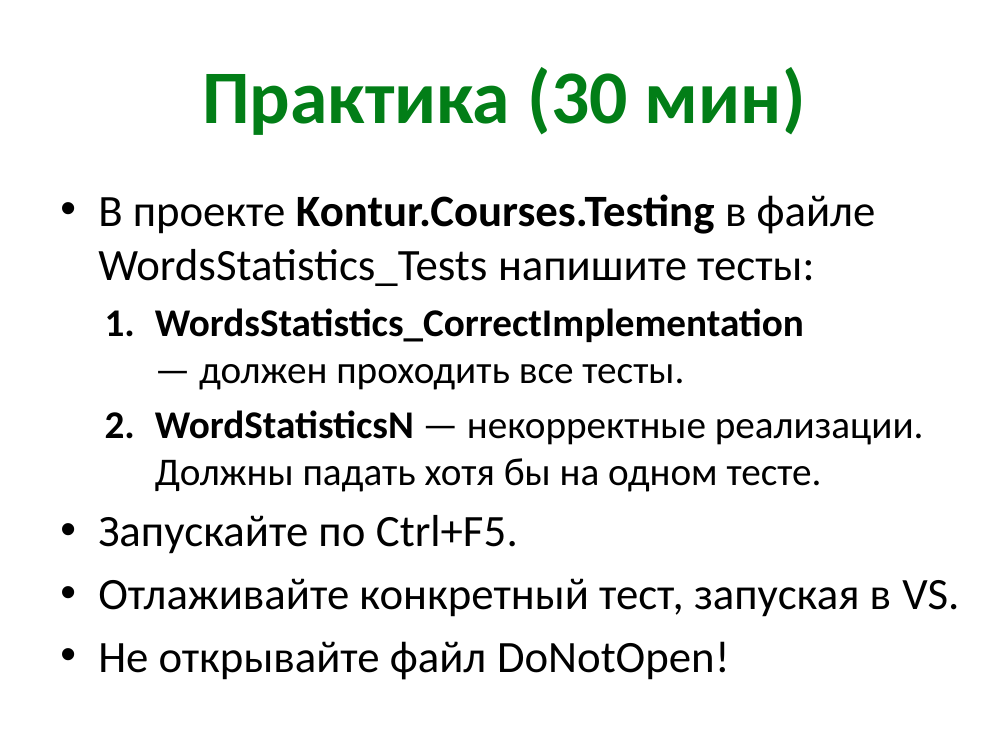
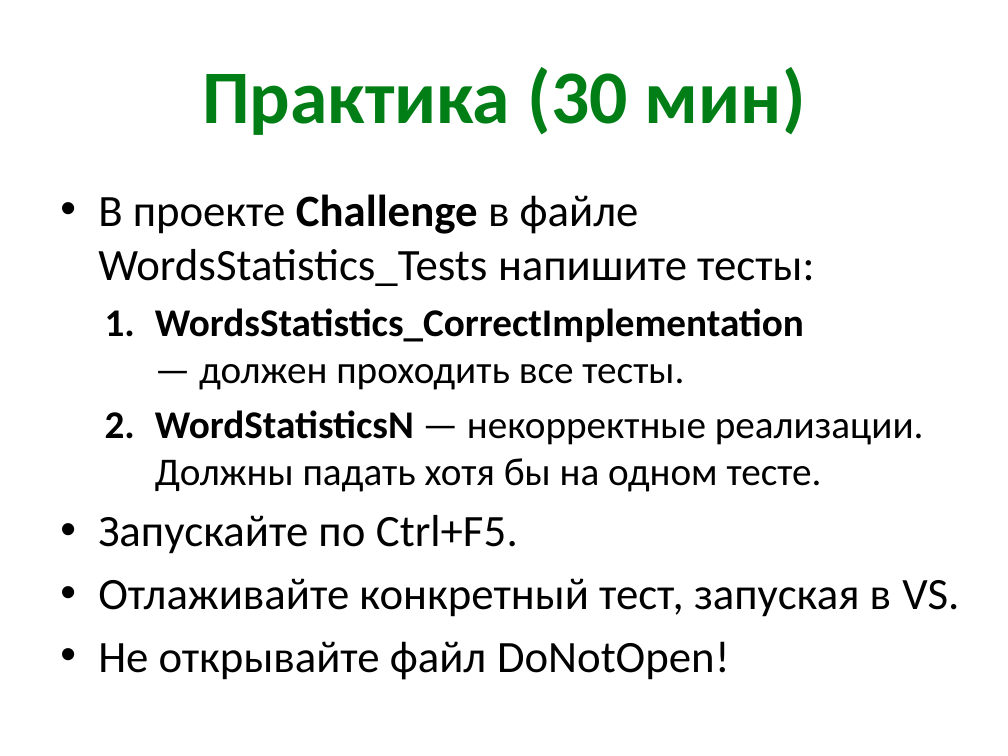
Before and after one commit to xoposhiy/testing-course, a slide deck: slide 7 of day1.pptx. Drawn at 1008x756 pixels with LibreOffice and Linux fonts; fonts in the diff are those of the drawing. Boxes give left, top, right and bottom in pixels: in the first picture for what was removed or moved away, otherwise in the second. Text is boxed around its words. In the diff, an @@ line names an element or a change of style, - is before the commit and + after.

```diff
--- a/day1.pptx
+++ b/day1.pptx
@@ text at <box>98,194,814,286</box>: text changed @@
-• В проекте Kontur.Courses.Testing в файле WordsStatistics_Tests напишите тесты:
+• В проекте Challenge в файле WordsStatistics_Tests напишите тесты:
```
Also in this commit, not shown: 4 other slides changed, 1 slide added, 1 slide removed, 14 other files.
